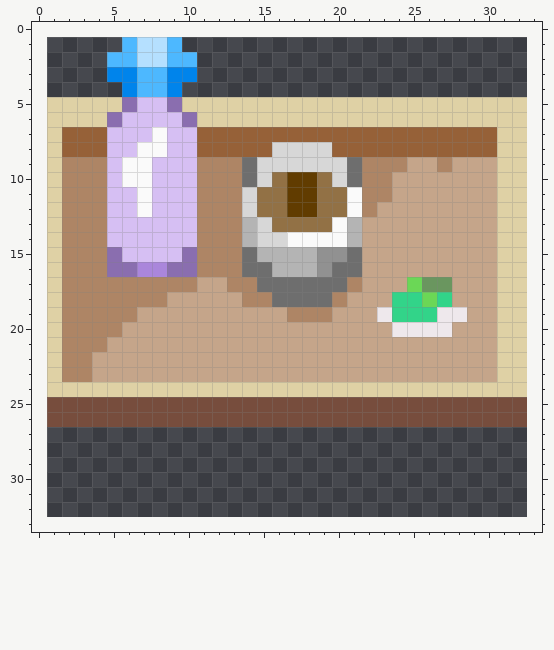
Two versions of one pixel-art sprite, tilesets/world-map-starterkit-master/tiles_png/community/cert/imgs/food_and_drinks/18_tablett.png. This is how it looked before the edit.
The file is 32x32 pixels. The old version is drawn lined up with the new one, on the new canvas.
And afterwards:
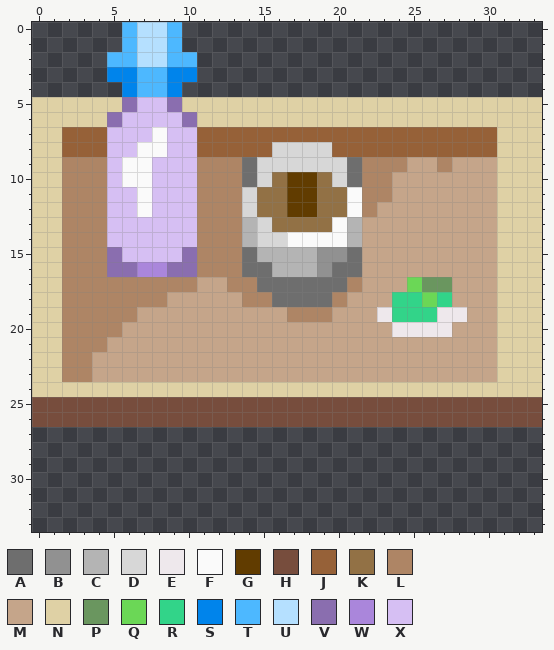
Palette (. is transparent): A #6e6e6e  B #919191  C #b4b4b4  D #d7d7d7  E #eee8ec  F #fafafa  G #613c00  H #774d3d  J #966138  K #927145  L #ae8565  M #c5a58a  N #dfd1a5  P #6a965f  Q #6bd756  R #32d489  S #0084eb  T #4db8ff  U #b5e0ff  V #8a6eaf  W #aa86db  X #d6bff3
Change:
canvas 32x32 -> 34x34, the old top-left corner now at 1,1
@@ x 4..11 @@
- 0 ........
+ 0 ..TUUT..
  1 ..TUUT..
@@ x 0..33 @@
  4 ......STTS........................
- 5 .NNNNNVXXVNNNNNNNNNNNNNNNNNNNNNNN.
- 6 .NNNNVXXXXVNNNNNNNNNNNNNNNNNNNNNN.
- 7 .NJJJXXXFXXJJJJJJJJJJJJJJJJJJJJNN.
- 8 .NJJJXXFFXXJJJJJDDDDJJJJJJJJJJJNN.
- 9 .NLLLXFFXXXLLLADDDDDDALLLMMLMMMNN.
-10 .NLLLXFFXXXLLLADKGGKDALLMMMMMMMNN.
-11 .NLLLXXFXXXLLLDKKGGKKFLLMMMMMMMNN.
-12 .NLLLXXFXXXLLLDKKGGKKFLMMMMMMMMNN.
-13 .NLLLXXXXXXLLLCDKKKKFCMMMMMMMMMNN.
-14 .NLLLXXXXXXLLLCDDFFFFCMMMMMMMMMNN.
-15 .NLLLVXXXXVLLLACCCCBBAMMMMMMMMMNN.
-16 .NLLLVVWWVVLLLAACCCBAAMMMMMMMMMNN.
-17 .NLLLLLLLLLMMLLAAAAAALMMMQPPMMMNN.
-18 .NLLLLLLLMMMMMLLAAAALMMMRRQRMMMNN.
-19 .NLLLLLMMMMMMMMMMLLLMMMERRREEMMNN.
-20 .NLLLLMMMMMMMMMMMMMMMMMMEEEEMMMNN.
-21 .NLLLMMMMMMMMMMMMMMMMMMMMMMMMMMNN.
-22 .NLLMMMMMMMMMMMMMMMMMMMMMMMMMMMNN.
-23 .NLLMMMMMMMMMMMMMMMMMMMMMMMMMMMNN.
-24 .NNNNNNNNNNNNNNNNNNNNNNNNNNNNNNNN.
-25 .HHHHHHHHHHHHHHHHHHHHHHHHHHHHHHHH.
-26 .HHHHHHHHHHHHHHHHHHHHHHHHHHHHHHHH.
+ 5 NNNNNNVXXVNNNNNNNNNNNNNNNNNNNNNNNN
+ 6 NNNNNVXXXXVNNNNNNNNNNNNNNNNNNNNNNN
+ 7 NNJJJXXXFXXJJJJJJJJJJJJJJJJJJJJNNN
+ 8 NNJJJXXFFXXJJJJJDDDDJJJJJJJJJJJNNN
+ 9 NNLLLXFFXXXLLLADDDDDDALLLMMLMMMNNN
+10 NNLLLXFFXXXLLLADKGGKDALLMMMMMMMNNN
+11 NNLLLXXFXXXLLLDKKGGKKFLLMMMMMMMNNN
+12 NNLLLXXFXXXLLLDKKGGKKFLMMMMMMMMNNN
+13 NNLLLXXXXXXLLLCDKKKKFCMMMMMMMMMNNN
+14 NNLLLXXXXXXLLLCDDFFFFCMMMMMMMMMNNN
+15 NNLLLVXXXXVLLLACCCCBBAMMMMMMMMMNNN
+16 NNLLLVVWWVVLLLAACCCBAAMMMMMMMMMNNN
+17 NNLLLLLLLLLMMLLAAAAAALMMMQPPMMMNNN
+18 NNLLLLLLLMMMMMLLAAAALMMMRRQRMMMNNN
+19 NNLLLLLMMMMMMMMMMLLLMMMERRREEMMNNN
+20 NNLLLLMMMMMMMMMMMMMMMMMMEEEEMMMNNN
+21 NNLLLMMMMMMMMMMMMMMMMMMMMMMMMMMNNN
+22 NNLLMMMMMMMMMMMMMMMMMMMMMMMMMMMNNN
+23 NNLLMMMMMMMMMMMMMMMMMMMMMMMMMMMNNN
+24 NNNNNNNNNNNNNNNNNNNNNNNNNNNNNNNNNN
+25 HHHHHHHHHHHHHHHHHHHHHHHHHHHHHHHHHH
+26 HHHHHHHHHHHHHHHHHHHHHHHHHHHHHHHHHH
 27 ..................................
Changed places in both pictures, as pixel boxes (x1, y1, x2, y2):
added: (122, 22, 182, 37)
added: (32, 97, 47, 427)
added: (527, 97, 542, 427)
